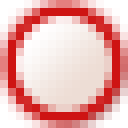
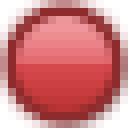
Layers edited between the first and the second w=128, h=128 image:
showed group "red" (3rd of 10, in "16") (1 layers) over [16, 16, 112, 112]
hid group "light" (6 layers) over [16, 16, 112, 112]
